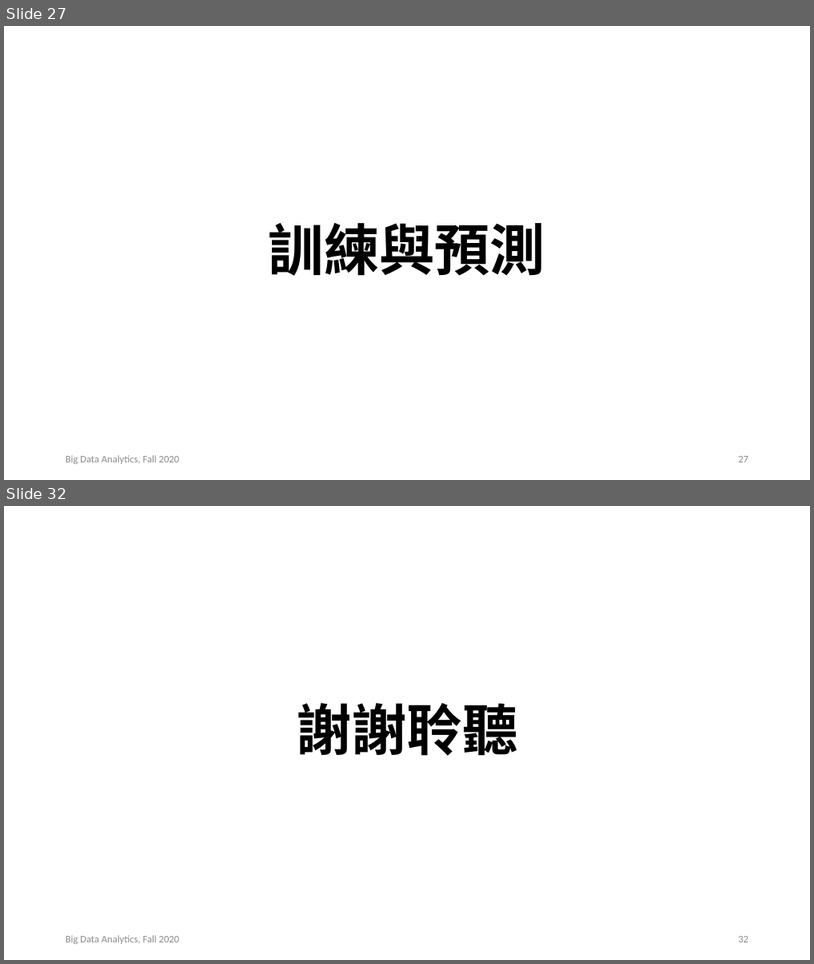
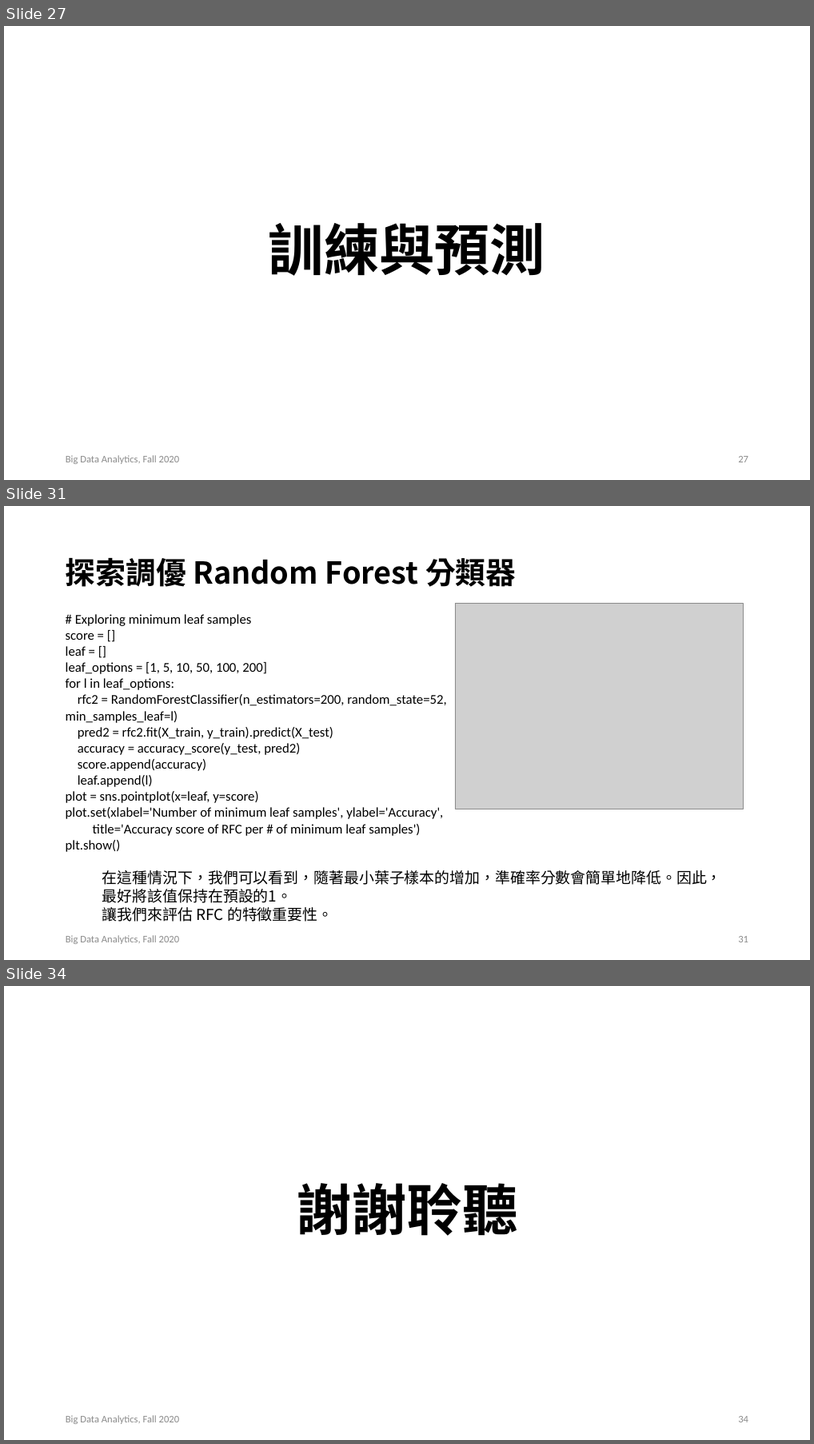
Before and after one commit to AIVesper/Fall_2020_BDA_Final_Report, a slide deck: BDA_Final.pptx. Shown one above the other, each under a label of ours: slides 27 and 32 before the commit, slides 27, 31 and 34 after it; the slides between them are not shown. The pictures are 814x964 and 814x1444 pixels, drawn with LibreOffice and Linux fonts; fonts in the diff are those of the drawing; grey boxes stand for pictures. Boxes give left, top, right and bottom in pixels: in the first picture for what was removed or moved away, otherwise in the second. Text is boxed around its words. In the diff, an @@ line names an element or a change of style, - is before the commit and + after.

```diff
--- a/BDA_Final.pptx
+++ b/BDA_Final.pptx
@@ slide 31 added at <box>4,506,810,960</box>, background #FFFFFF @@
@@ title added at <box>66,558,516,587</box>, 36 pt, text #000000, bold @@
+探索調優 Random Forest 分類器
@@ text added at <box>66,614,447,852</box>, 16 pt, text #000000 @@
+# Exploring minimum leaf samples
+score = []
+leaf = []
+leaf_options = [1, 5, 10, 50, 100, 200]
+for l in leaf_options:
+rfc2 = RandomForestClassifier(n_estimators=200, random_state=52, min_samples_leaf=l)
+pred2 = rfc2.fit(X_train, y_train).predict(X_test)
+accuracy = accuracy_score(y_test, pred2)
+score.append(accuracy)
+leaf.append(l)
+plot = sns.pointplot(x=leaf, y=score)
+plot.set(xlabel='Number of minimum leaf samples', ylabel='Accuracy',
+title='Accuracy score of RFC per # of minimum leaf samples')
+plt.show()
@@ picture added at <box>455,603,743,809</box> @@
@@ text added at <box>102,870,722,921</box>, 18 pt, text #000000 @@
+在這種情況下，我們可以看到，隨著最小葉子樣本的增加，準確率分數會簡單地降低。因此，最好將該值保持在預設的1。
+讓我們來評估 RFC 的特徵重要性。
@@ text added at <box>66,935,180,944</box>, 12 pt, text #8C8C8C @@
+Big Data Analytics, Fall 2020
@@ page number added at <box>738,936,749,942</box>, 12 pt, text #8C8C8C @@
+31
@@ what was slide 32 is now slide 34 @@
@@ page number at <box>738,1416,749,1422</box>: text changed @@
-32
+34
```
Also in this commit, not shown: 3 slides changed, 4 other slides added, 3 slides removed, 3 other files.
